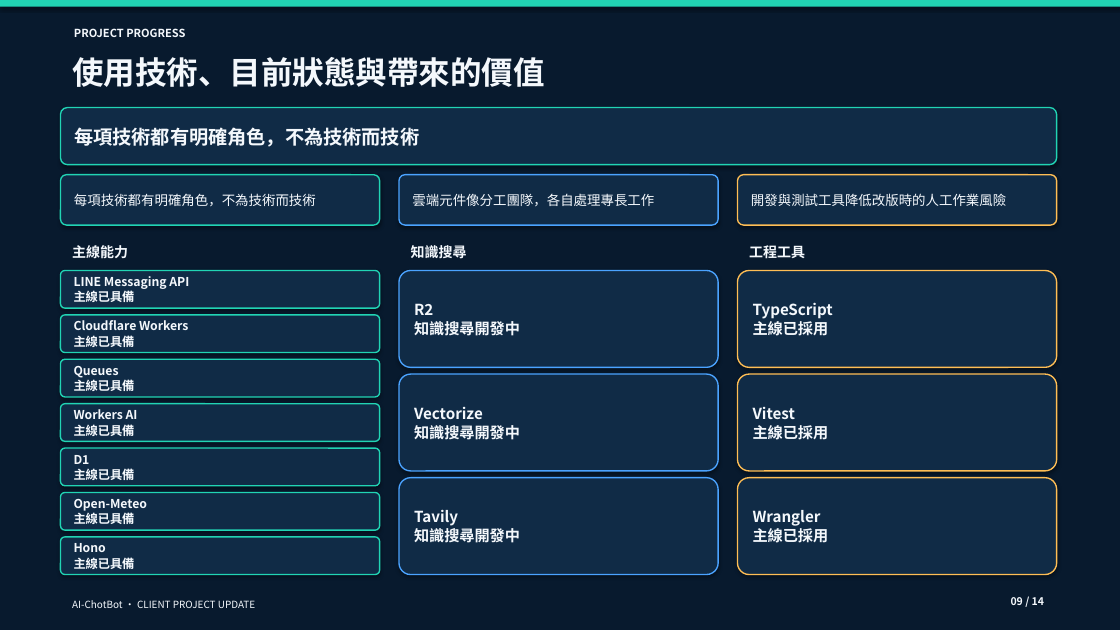
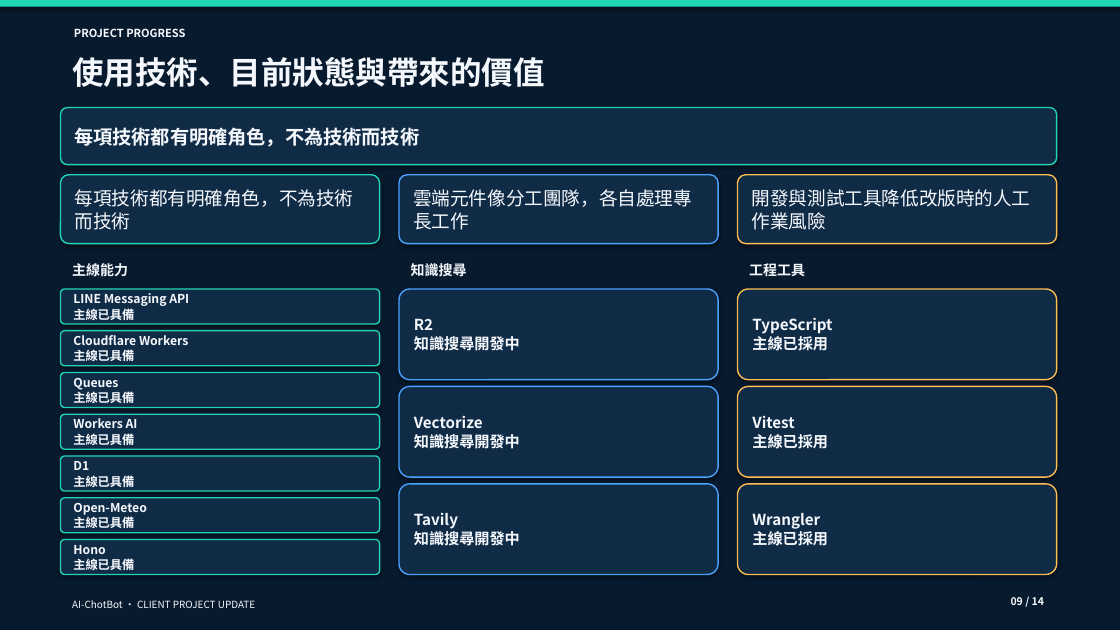
Before and after one commit to yamopeng0918/AI-ChotBot, a slide deck: slide 9 of docs/presentations/AI-ChotBot-project-progress-client.pptx. Drawn at 1120x630 pixels with LibreOffice and Linux fonts; fonts in the diff are those of the drawing. Boxes give left, top, right and bottom in pixels: in the first picture for what was removed or moved away, otherwise in the second. Text is boxed around its words. In the diff, an @@ line names an element or a change of style, - is before the commit and + after.

```diff
--- a/docs/presentations/AI-ChotBot-project-progress-client.pptx
+++ b/docs/presentations/AI-ChotBot-project-progress-client.pptx
@@ rounded rectangle "每項技術都有明確角色，不為技術而技術": place and size @@
-rounded rectangle "每項技術都有明確角色，不為技術而技術" at [60,175,380,225]
+rounded rectangle "每項技術都有明確角色，不為技術而技術" at [60,175,380,244]
@@ rounded rectangle "雲端元件像分工團隊，各自處理專長工作": place and size @@
-rounded rectangle "雲端元件像分工團隊，各自處理專長工作" at [399,175,718,225]
+rounded rectangle "雲端元件像分工團隊，各自處理專長工作" at [399,175,718,244]
@@ size 11.5 to 16 pt in 3 elements at [60,175,380,244], [399,175,718,244], [738,175,1057,244] @@
@@ rounded rectangle "開發與測試工具降低改版時的人工作業風險": place and size @@
-rounded rectangle "開發與測試工具降低改版時的人工作業風險" at [738,175,1057,225]
+rounded rectangle "開發與測試工具降低改版時的人工作業風險" at [738,175,1057,244]
@@ 3 texts, 1 rounded rectangle: place and size @@
-3 texts, 1 rounded rectangle at [60,243,805,308]
+3 texts, 1 rounded rectangle at [60,261,805,324]
@@ rounded rectangle "R2 知識搜尋開發中": place and size @@
-rounded rectangle "R2 知識搜尋開發中" at [399,271,718,367]
+rounded rectangle "R2 知識搜尋開發中" at [399,289,718,380]
@@ rounded rectangle "TypeScript 主線已採用": place and size @@
-rounded rectangle "TypeScript 主線已採用" at [738,271,1057,367]
+rounded rectangle "TypeScript 主線已採用" at [738,289,1057,380]
@@ rounded rectangle "Cloudflare Workers 主線已具備": place and size @@
-rounded rectangle "Cloudflare Workers 主線已具備" at [60,315,380,353]
+rounded rectangle "Cloudflare Workers 主線已具備" at [60,331,380,366]
@@ 3 rounded rectangles: place and size @@
-3 rounded rectangles at [60,360,380,486]
+3 rounded rectangles at [60,372,380,492]
@@ rounded rectangle "Vectorize 知識搜尋開發中": place and size @@
-rounded rectangle "Vectorize 知識搜尋開發中" at [399,374,718,471]
+rounded rectangle "Vectorize 知識搜尋開發中" at [399,386,718,477]
@@ rounded rectangle "Vitest 主線已採用": place and size @@
-rounded rectangle "Vitest 主線已採用" at [738,374,1057,471]
+rounded rectangle "Vitest 主線已採用" at [738,386,1057,477]
@@ rounded rectangle "Open-Meteo 主線已具備": place and size @@
-rounded rectangle "Open-Meteo 主線已具備" at [60,492,380,530]
+rounded rectangle "Open-Meteo 主線已具備" at [60,498,380,534]
@@ rounded rectangle "Tavily 知識搜尋開發中": place and size @@
-rounded rectangle "Tavily 知識搜尋開發中" at [399,478,718,575]
+rounded rectangle "Tavily 知識搜尋開發中" at [399,484,718,575]
@@ rounded rectangle "Wrangler 主線已採用": place and size @@
-rounded rectangle "Wrangler 主線已採用" at [738,478,1057,575]
+rounded rectangle "Wrangler 主線已採用" at [738,484,1057,575]
```
Also in this commit, not shown: 6 other slides changed, 2 other files.
